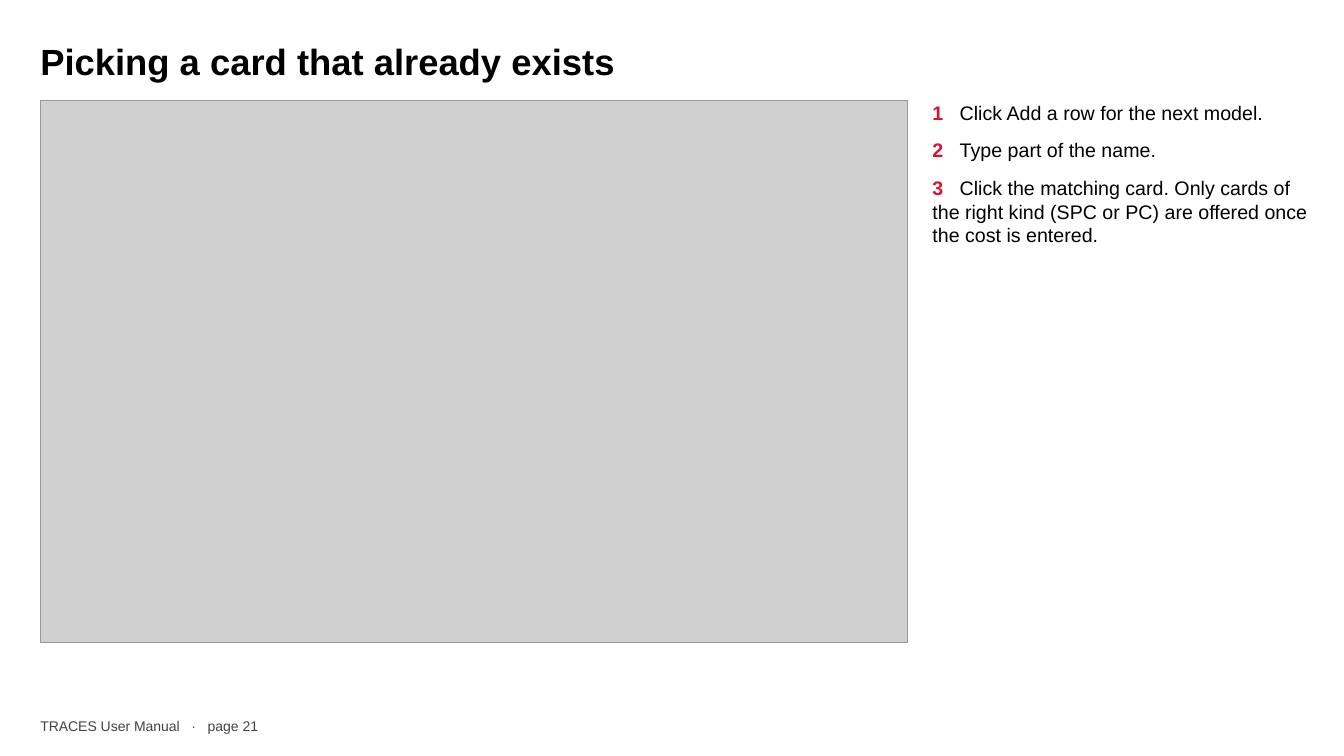
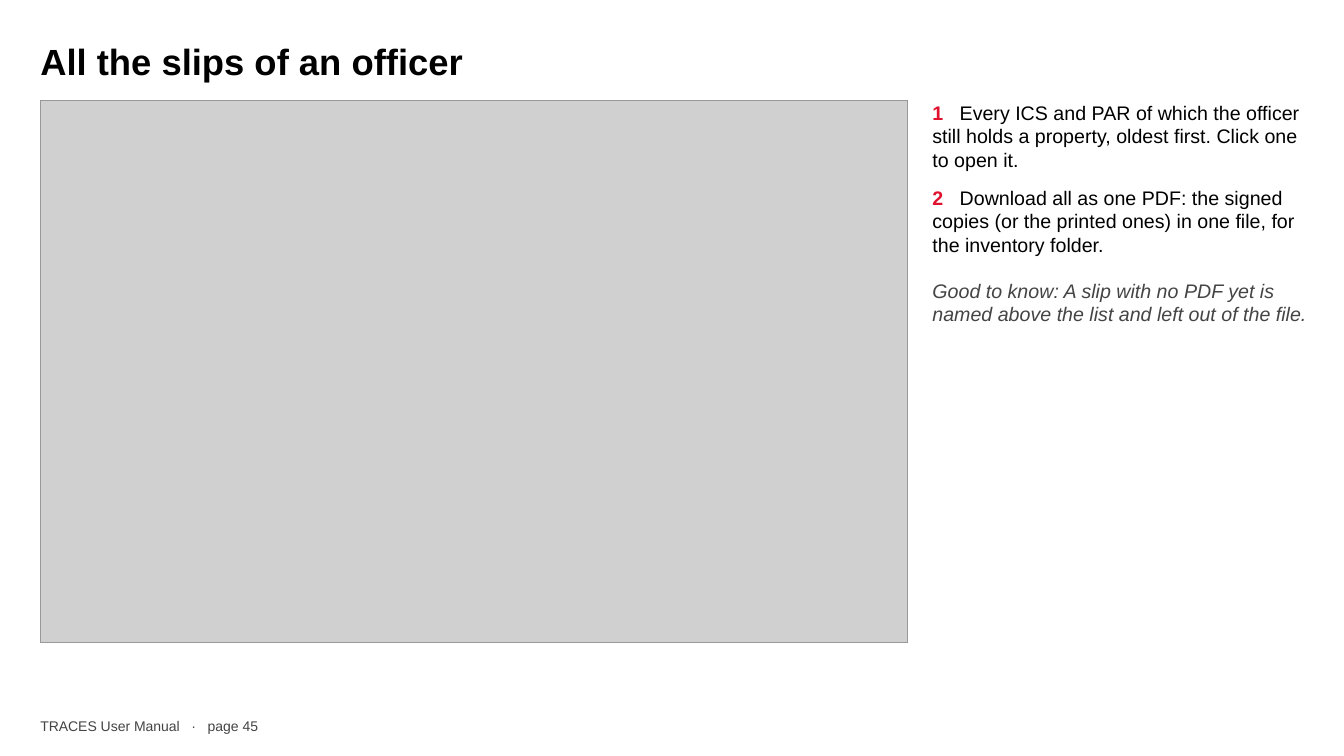
Before and after one commit to joww-seph/traces, a slide deck: slide 45 of docs/TRACES-User-Manual.pptx (slide 21 before the commit). Drawn at 1344x756 pixels with LibreOffice and Linux fonts; fonts in the diff are those of the drawing; grey boxes stand for pictures. Boxes give left, top, right and bottom in pixels: in the first picture for what was removed or moved away, otherwise in the second. Text is boxed around its words. In the diff, an @@ line names an element or a change of style, - is before the commit and + after.

```diff
--- a/docs/TRACES-User-Manual.pptx
+++ b/docs/TRACES-User-Manual.pptx
@@ text at box(40, 48, 463, 82): text changed @@
-Picking a card that already exists
+All the slips of an officer
@@ text at box(932, 105, 1306, 321): text changed @@
-1 Click Add a row for the next model.
-2 Type part of the name.
-3 Click the matching card. Only cards of the right kind (SPC or PC) are offered once the cost is entered.
+1 Every ICS and PAR of which the officer still holds a property, oldest first. Click one to open it.
+2 Download all as one PDF: the signed copies (or the printed ones) in one file, for the inventory folder.
+Good to know: A slip with no PDF yet is named above the list and left out of the file.
@@ text at box(40, 721, 259, 734): text changed @@
-TRACES User Manual · page 21
+TRACES User Manual · page 45
```
Also in this commit, not shown: 44 other slides changed, 1 slide added, 6 other files.
